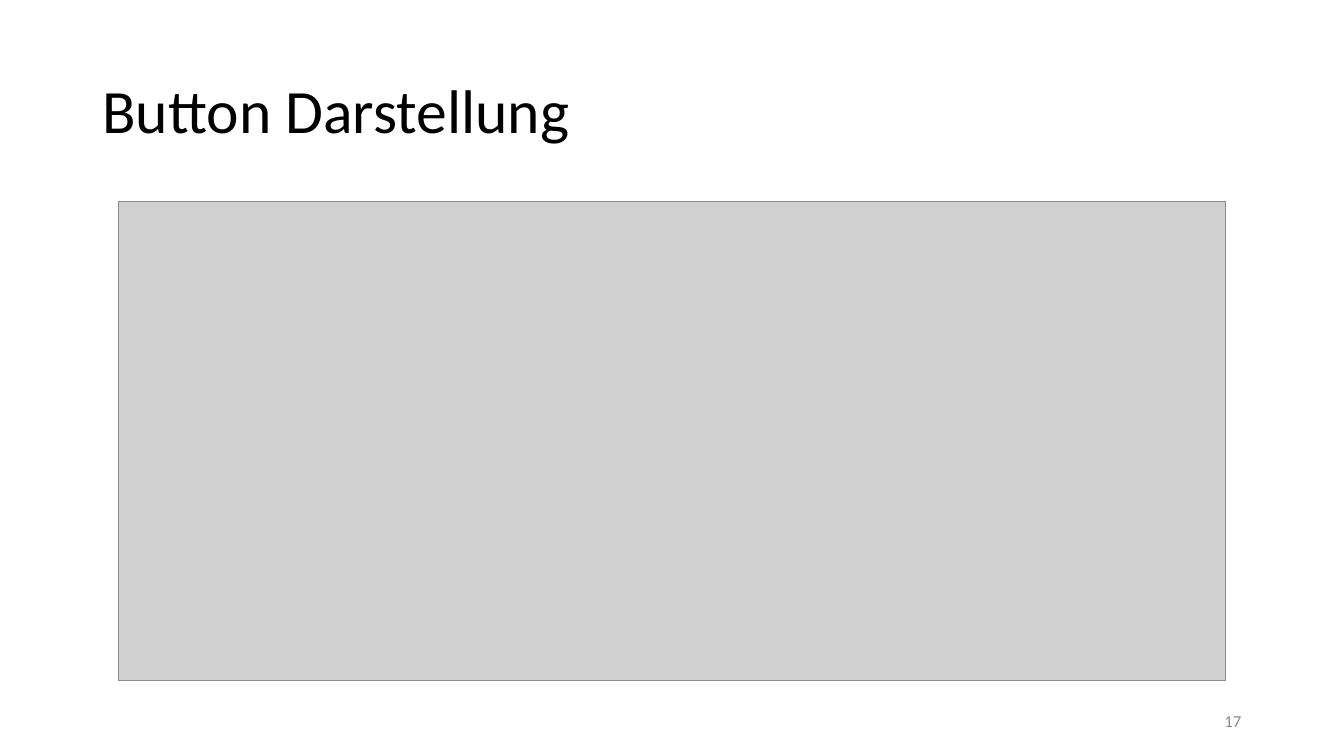
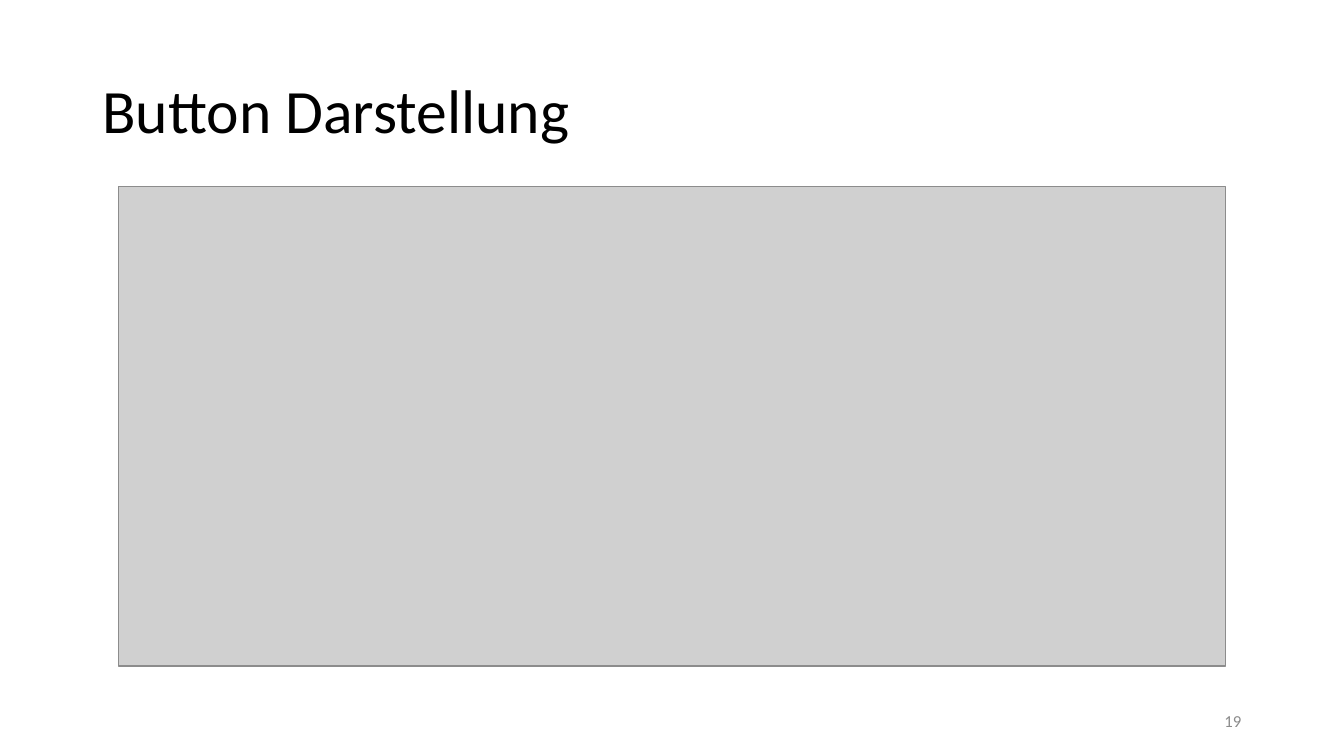
Before and after one commit to brodermar/wwm, a slide deck: slide 19 of documentation/wwmp.pptx (slide 17 before the commit). Drawn at 1344x756 pixels with LibreOffice and Linux fonts; fonts in the diff are those of the drawing; grey boxes stand for pictures. Boxes give left, top, right and bottom in pixels: in the first picture for what was removed or moved away, otherwise in the second. Text is boxed around its words. In the diff, an @@ line names an element or a change of style, - is before the commit and + after.

```diff
--- a/documentation/wwmp.pptx
+++ b/documentation/wwmp.pptx
@@ picture: place and size @@
-picture at (119, 202, 1226, 682)
+picture at (119, 187, 1226, 666)
@@ page number at (1224, 716, 1241, 727): text changed @@
-17
+19
```
Also in this commit, not shown: 3 slides added, 1 slide removed, 5 other files.
